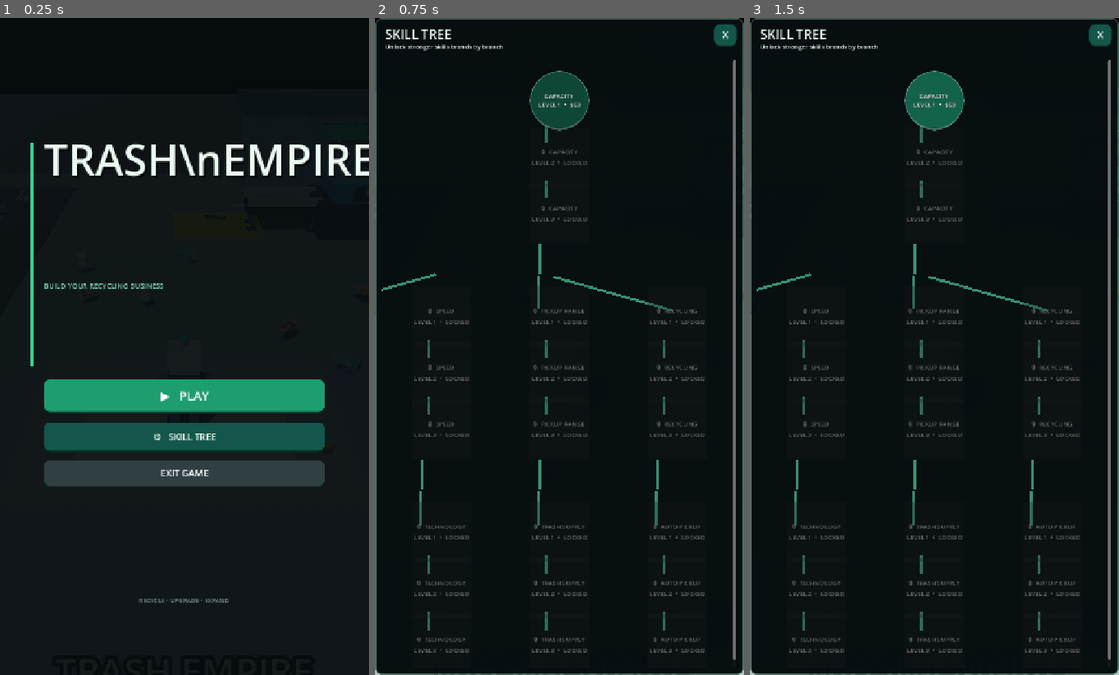
Above: before the commit, frames 1-3 (left to right).
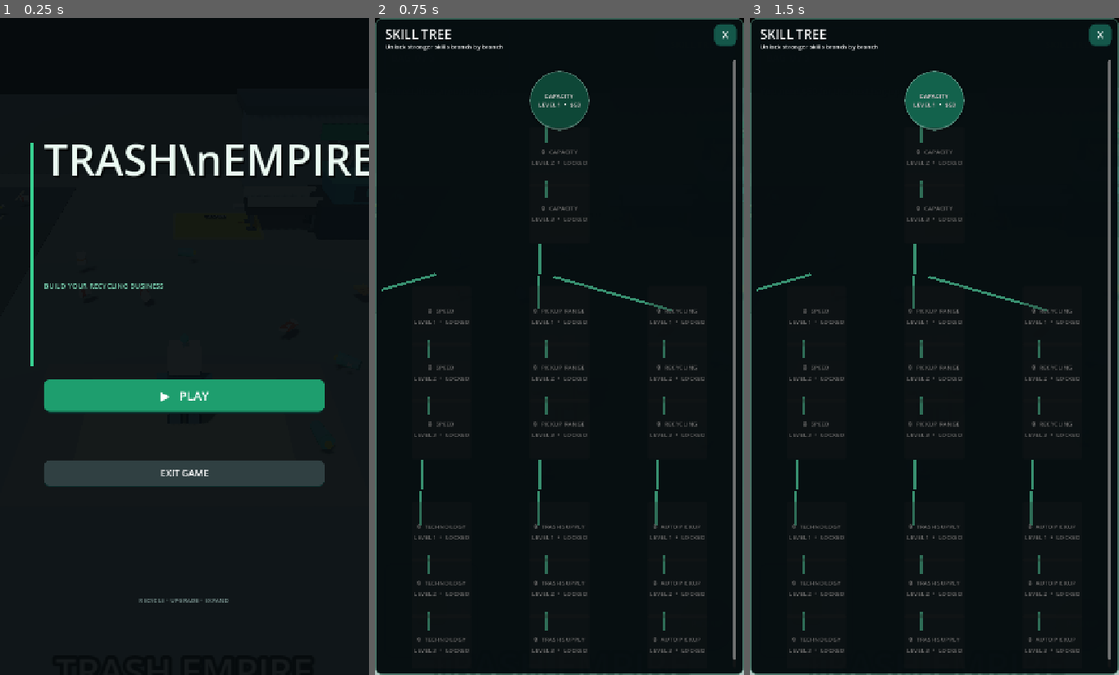
Above: after the commit, the same moments.

Repository: zekainstabot/trash-empire
Game: Godot game, scene res://Scenes/Main.tscn
Two runs of this game, one before a commit and one after it. Both use one fixed random seed, a clock stepped at 60 frames per second and the inputs below.
Inputs:
- Up to frame 1 (0.25 s): no input
- Up to frame 2 (0.75 s): click "▶ PLAY" at 0.5 s
- Up to frame 3 (1.5 s): click "CAPACITY LEVEL 1 • $50" at 1.25 s

The runs differ from the first frame. In frame 1, 3.3% of the frame differs, in the area x 12-88%, y 61-66%; in frame 2, nothing differs; in frame 3, nothing differs.

Commit message:
Remove skill tree shortcut from main menu

Diff:
--- a/Scripts/main.gd
+++ b/Scripts/main.gd
@@ -628,11 +628,6 @@
 	play.add_theme_stylebox_override("normal", _button_style(Color(0.12, 0.62, 0.43)))
 	play.add_theme_stylebox_override("hover", _button_style(Color(0.16, 0.72, 0.51)))
 	play.pressed.connect(_close_main_menu)
-	var skills := _button("⚙   SKILL TREE", Vector2(button_x, screen.y * 0.55 + 84), Vector2(button_width, 58), main_menu_panel)
-	skills.pressed.connect(func() -> void:
-		_close_main_menu()
-		upgrade_panel.visible = true
-	)
 	var exit_button := _button("EXIT GAME", Vector2(button_x, screen.y * 0.55 + 158), Vector2(button_width, 52), main_menu_panel)
 	exit_button.add_theme_stylebox_override("normal", _button_style(Color(0.19, 0.25, 0.26)))
 	exit_button.pressed.connect(func() -> void: get_tree().quit())
